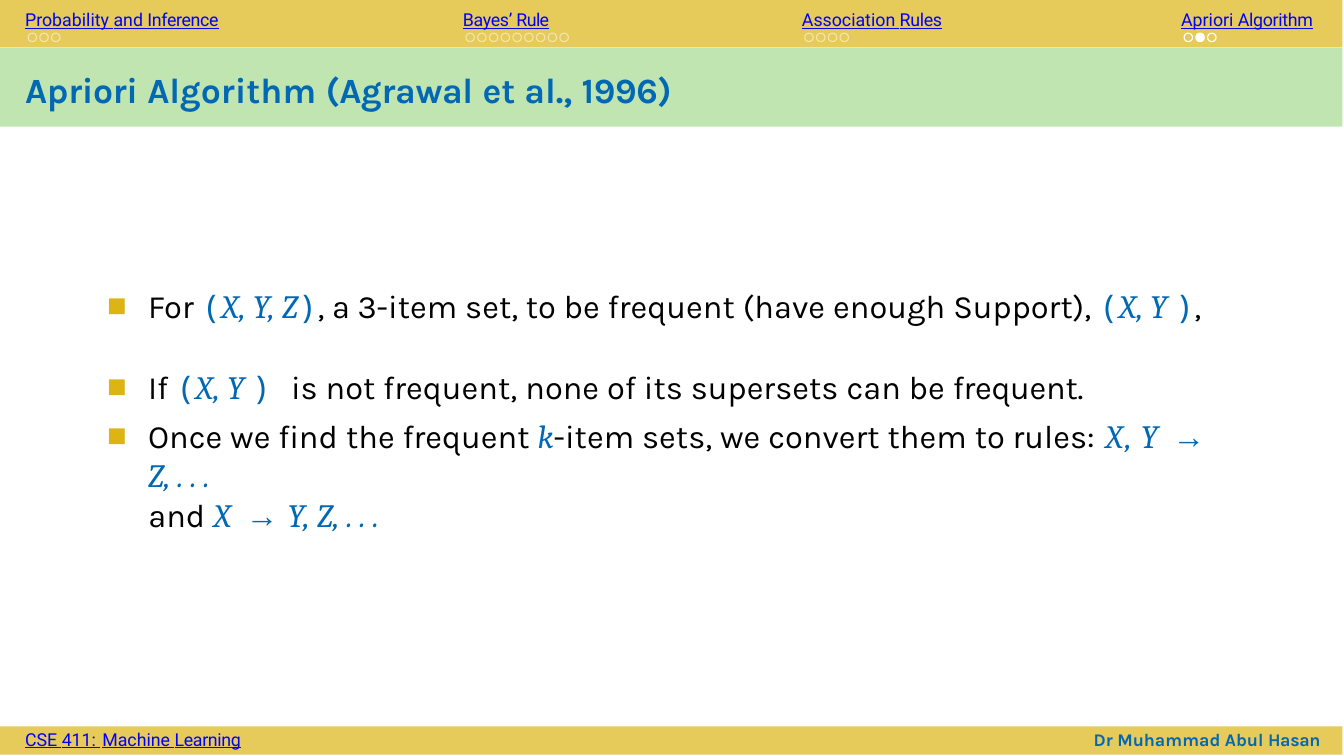
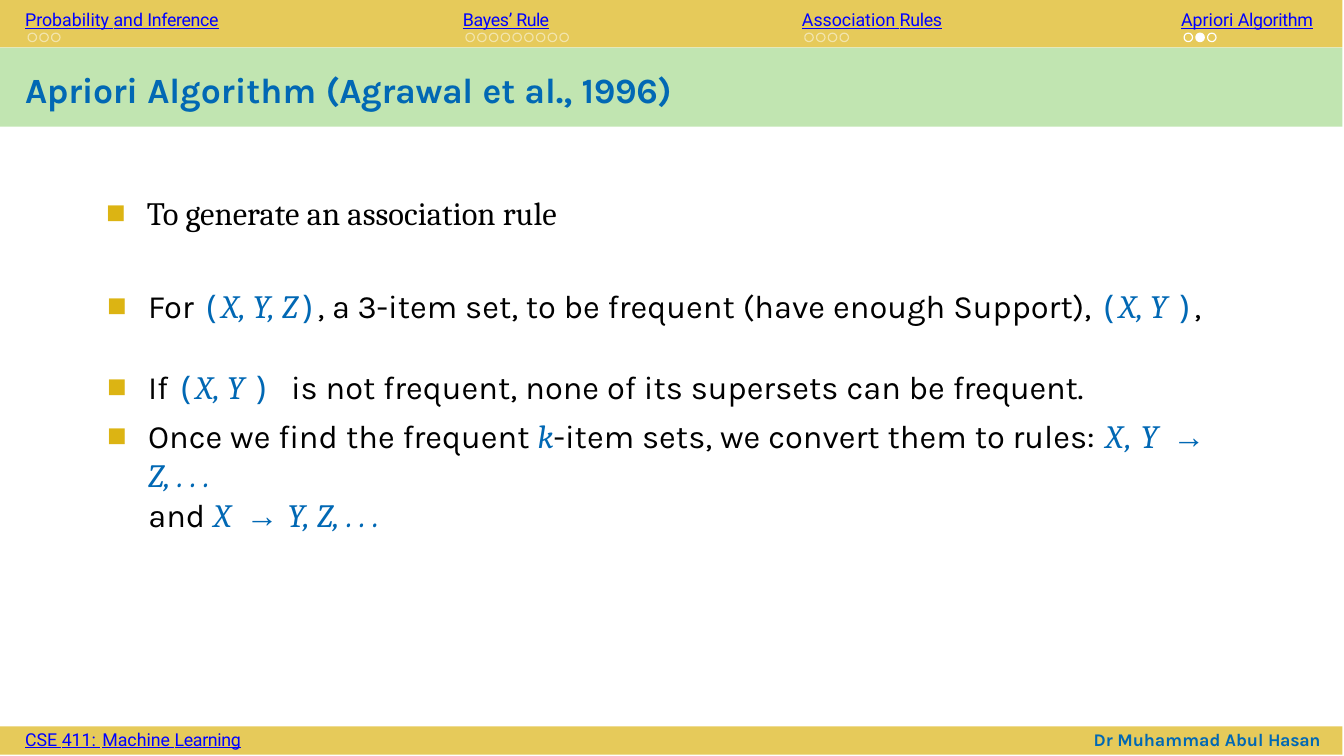
Before and after one commit to abrarhasan3/Green-Uni-All-Academic-Content, a slide deck: slide 29 of CSE 411 Machine Learning/CSE_411_ML_Ch_3 (1).pptx. Drawn at 1344x756 pixels with LibreOffice and Linux fonts; fonts in the diff are those of the drawing; background and template pictures are left out. Boxes give left, top, right and bottom in pixels: in the first picture for what was removed or moved away, otherwise in the second. Text is boxed around its words. In the diff, an @@ line names an element or a change of style, - is before the commit and + after.

Commit message:
Added Lecture 3 ML

```diff
--- a/CSE 411 Machine Learning/CSE_411_ML_Ch_3 (1).pptx
+++ b/CSE 411 Machine Learning/CSE_411_ML_Ch_3 (1).pptx
@@ text added at bbox=[147, 202, 557, 232], 11 pt, text #000000 @@
+■ To generate an association rule
```
Also in this commit, not shown: 1 slide added.
